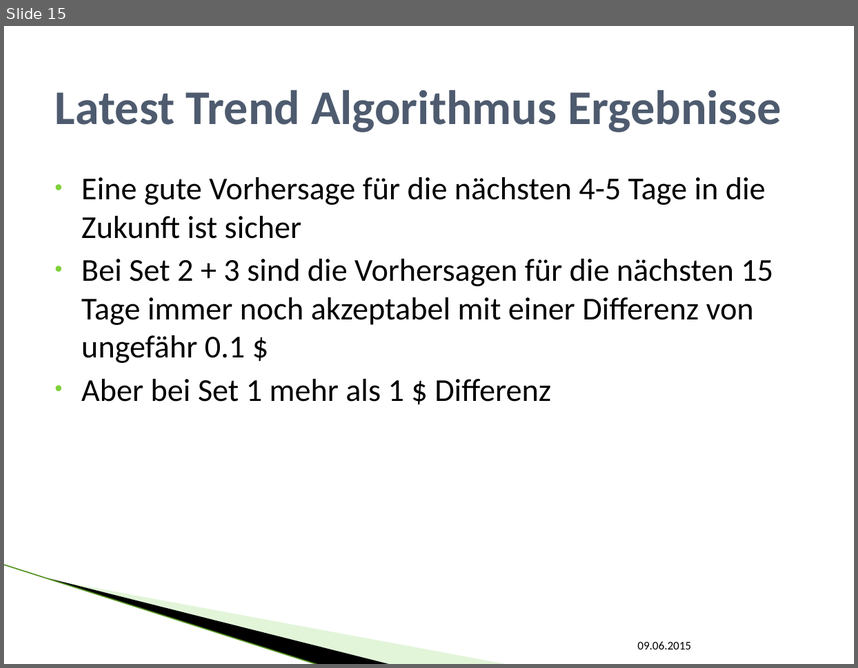
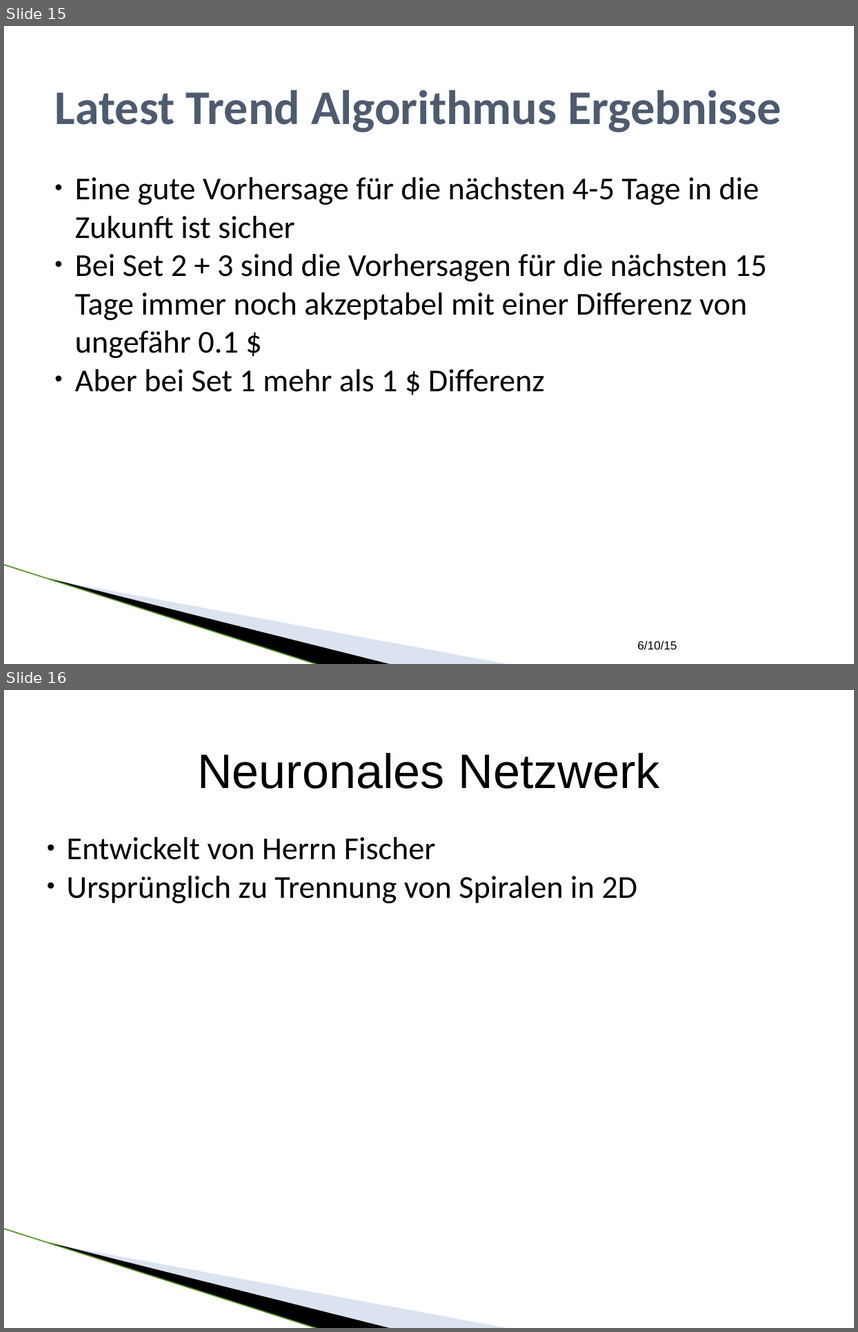
Before and after one commit to SEPSkyware6MM/StockForecast, a slide deck: ALR_Vortrag.pptx. Shown one above the other, each under a label of ours: slide 15 before the commit, slides 15 and 16 after it. The pictures are 858x668 and 858x1332 pixels, drawn with LibreOffice and Linux fonts; fonts in the diff are those of the drawing; background and template pictures are left out. Boxes give left, top, right and bottom in pixels: in the first picture for what was removed or moved away, otherwise in the second. Text is boxed around its words. In the diff, an @@ line names an element or a change of style, - is before the commit and + after.

```diff
--- a/ALR_Vortrag.pptx
+++ b/ALR_Vortrag.pptx
@@ slide 16 added at box(4, 690, 854, 1328), background #FFFFFF; not listed: 3 template elements that a slide beside it also shows @@
@@ text added at box(197, 753, 660, 789), 41 pt, text #000000 @@
+Neuronales Netzwerk
@@ text added at box(67, 837, 637, 903), 27 pt, text #000000 @@
+● Entwickelt von Herrn Fischer
+● Ursprünglich zu Trennung von Spiralen in 2D
@@ slide 15 changed as well @@
@@ text "Eine gute Vorhersage für die ..." at box(75, 177, 767, 392): indent changed; less space between paragraphs @@
@@ line (4, 564) - (319, 664): stroke #B1E399 0.95 pt to #559122 0.96 pt @@
@@ freeform shape at box(49, 578, 392, 664): outline redrawn @@
@@ freeform shape at box(51, 579, 510, 664): fill #B8E7A1 at 40% opacity to #A7B9DB at 40% opacity @@
@@ text at box(637, 640, 677, 650): text changed; font Calibri to Arial @@
-09.06.2015
+6/10/15
```
Also in this commit, not shown: 15 other slides changed, 2 other slides added, 1 slide removed.
